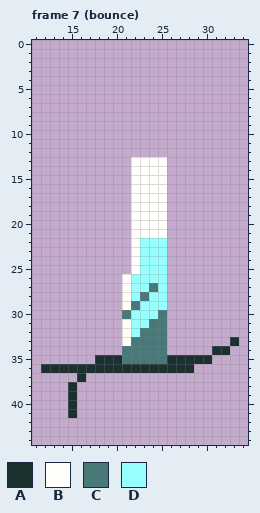
Edited in one commit: pixel-art file (Assets/Resources/new aseprite/katana_simple.aseprite). Above: the version before the commit.
48x48 pixels, 9 frames. Colours within 5 levels of each other are drawn and written as one. Shown: frame 7 (bounce): x 11..34, y 0..44. The commit also changed other frames, which this record leaves out.
Visible layers, top first: "katana/pommeau", "katana/lame", "katana/extension_lame", "sol".
Palette (. is transparent): A #1c3030  B #fffefa  C #487878  D #98ffff
Pixels before, frame 7 (bounce), first column x 12:
13 ..........BBBB........
14 ..........BBBB........
15 ..........BBBB........
16 ..........BBBB........
17 ..........BBBB........
18 ..........BBBB........
19 ..........BBBB........
20 ..........BBBB........
21 ..........BBBB........
22 ..........BDDD........
23 ..........BDDD........
24 ..........BDDD........
25 ..........BDDD........
26 .........BDDDD........
27 .........BDDCD........
28 .........BDCDD........
29 .........BCDDD........
30 .........CDDDC........
31 .........BDDCC........
32 .........BDCCC........
33 .........BCCCC.......A
34 .........CCCCC.....AA.
35 ......AAACCCCCAAAAA...
36 AAAAAAAAAAAAAAAAA.....
37 ....A.................
38 ...A..................
39 ...A..................
40 ...A..................
41 ...A..................
The same view after the edit:
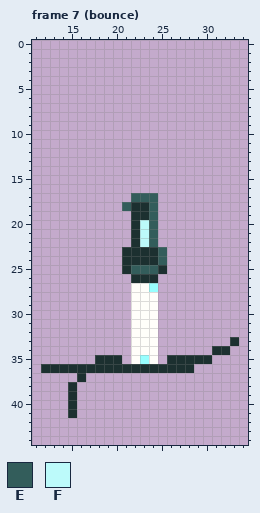
Colours new in this view: E #335d5b  F #bcfafa
The exact change:
layer "katana Copy/pommeau" added
layer "katana Copy/lame" added
layer "katana/lame" removed
Changed rows in their new state; - is an unchanged pixel.
Frame 7 (bounce):
first column x 21:
13 -....
14 -....
15 -....
16 -....
17 -EEE.
18 EAAE.
19 -AAE.
20 -AFE.
21 -AFE.
22 -AFE.
23 AAAAE
24 AAAAE
25 AEEEA
26 .AAA.
27 .BBD.
28 .BBB.
29 .BBB.
30 .BBB.
31 .BBB.
32 .BBB.
33 .BBB.
34 .BBB.
35 .BDB.
Boxes around the changes in both pictures, in picture pixels (x1, y1, x2, y2):
changed: (122, 157, 167, 364)
